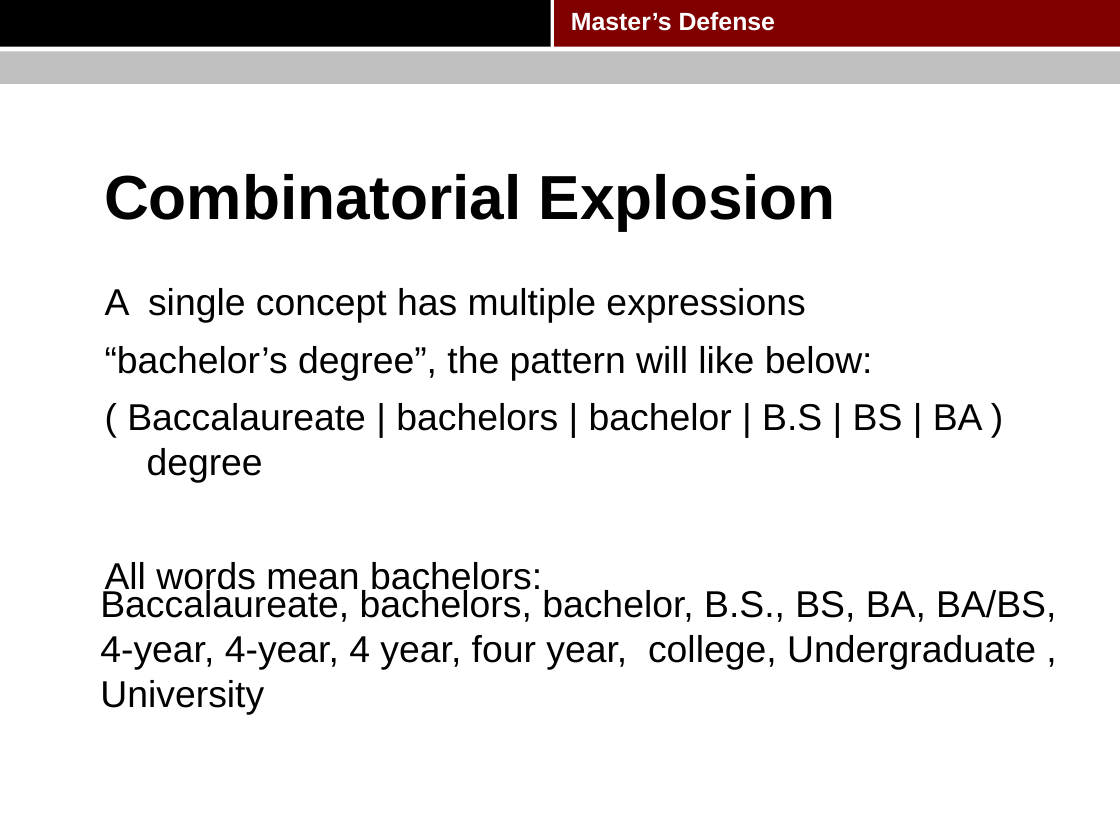
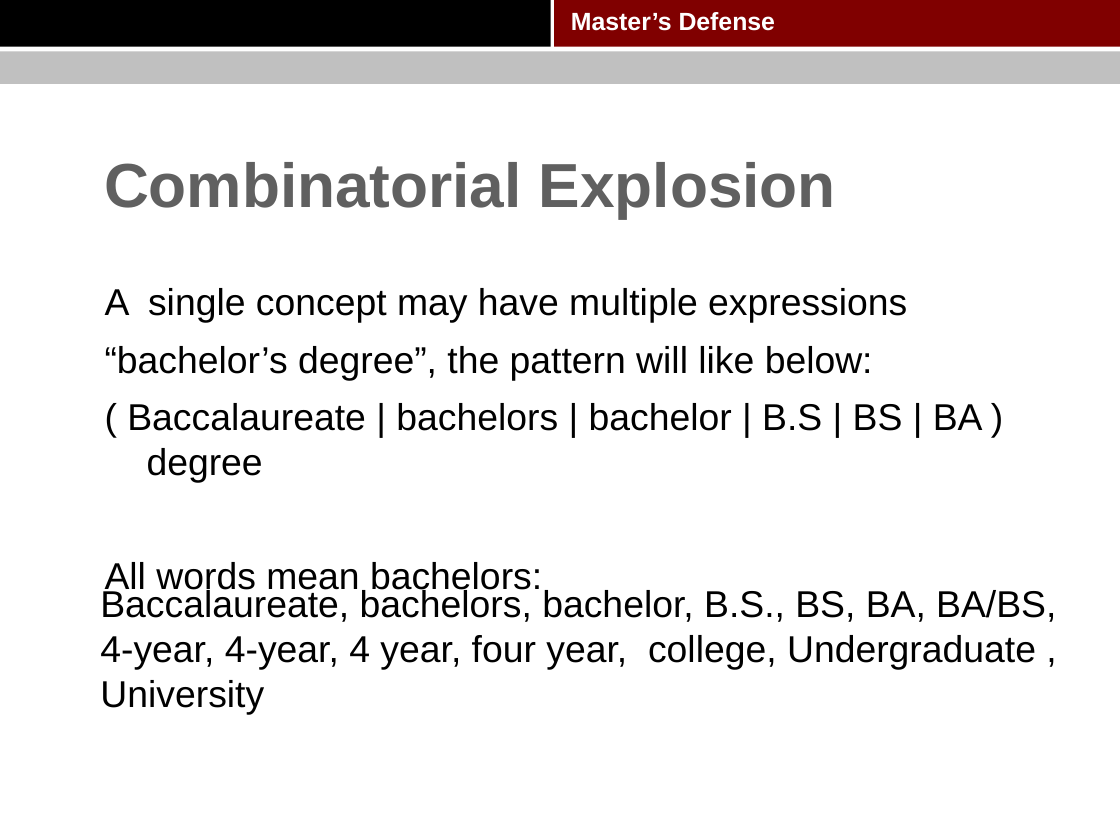
Before and after one commit to pkushiqiang/thesis, a slide deck: slide 30 of media/Master's thesis.pptx (slide 29 before the commit). Drawn at 1120x840 pixels with LibreOffice and Linux fonts; fonts in the diff are those of the drawing; background and template pictures are left out. Boxes give left, top, right and bottom in pixels: in the first picture for what was removed or moved away, otherwise in the second. Text is boxed around its words. In the diff, an @@ line names an element or a change of style, - is before the commit and + after.

```diff
--- a/media/Master's thesis.pptx
+++ b/media/Master's thesis.pptx
@@ title "Combinatorial Explosion": place and size @@
-title "Combinatorial Explosion" at bbox=[104, 174, 836, 230]
+title "Combinatorial Explosion" at bbox=[104, 162, 836, 218]
@@ title "Combinatorial Explosion" at bbox=[104, 162, 836, 218]: text colour #000000 to #606060 @@
@@ text at bbox=[105, 288, 907, 323]: text changed @@
-A single concept has multiple expressions
+A single concept may have multiple expressions
```
Also in this commit, not shown: 68 other slides changed, 3 slides added.
